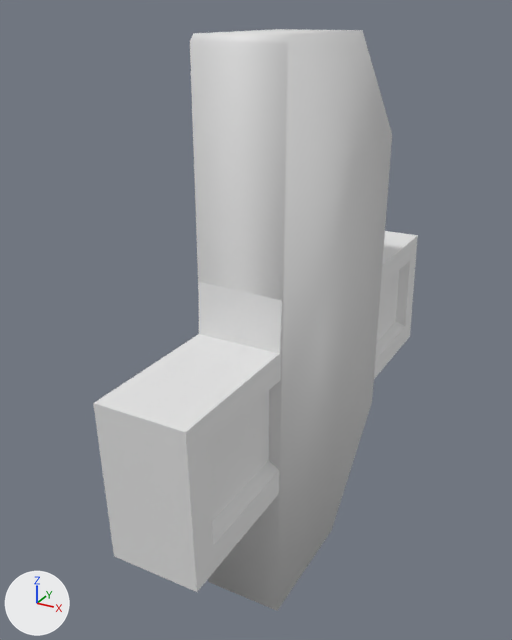
An edit to the FBX model Assets/Stylized_Egypt/Meshes/building/SM_part_ornament_07.fbx, drawn before and after from the same camera.
Before and after are seen from a camera (50 mm lens) standing at (0.837, -1.806, 0.852) and looking at (-0.117, -0.072, -0.015). Arrows for +X, +Y and +Z are at lower left; the lights stay in place. Where no turn or scale is listed for an object, it has been applied to the vertices.

The first picture shows 'SM_part_ornament_07', 'SM_part_ornament_07_ConvexHulls'.
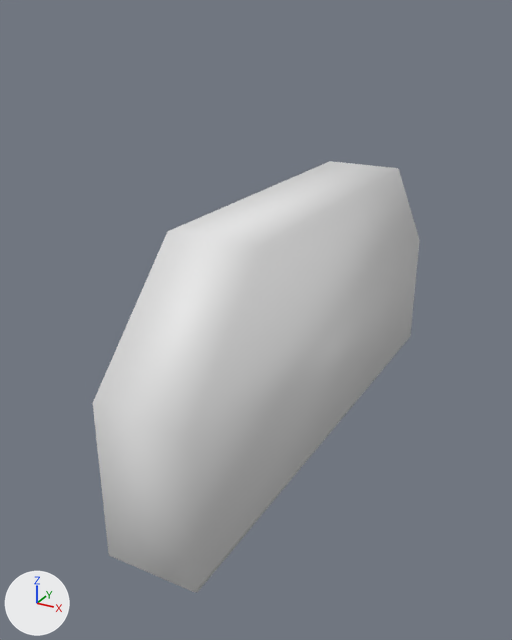
Changed parts and their boxes [x1, y1, x2, y2] in the pictures (512 x 640 px):
'SM_part_ornament_07_ConvexHulls', moved, rescaled (62% wider, 26% shorter)
    before: [190, 29, 392, 611]
    after: [93, 161, 420, 592]
'SM_part_ornament_07', unchanged, covered by the edit
    before: [93, 231, 418, 592]

What changed in the scene script:
```text
Change ob_sm_part_ornament_07_convexhulls:
    add ob_sm_part_ornament_07_convexhulls.parent = ob_sm_part_ornament_39
    ob_sm_part_ornament_07_convexhulls.scale: (0.01, 0.01, 0.01) -> (1.0, 1.0, 1.0)
Add ob_sm_part_ornament_39:
    ob_sm_part_ornament_39 = bpy.data.objects.new('SM_part_ornament_39', None)
    ob_sm_part_ornament_39.location = (0.0, 0.0, 0.0)
    ob_sm_part_ornament_39.rotation_euler = (1.571, 0.0, 0.0)  # degrees (90, 0, 0)
    ob_sm_part_ornament_39.scale = (0.01, 0.01, 0.01)
```
